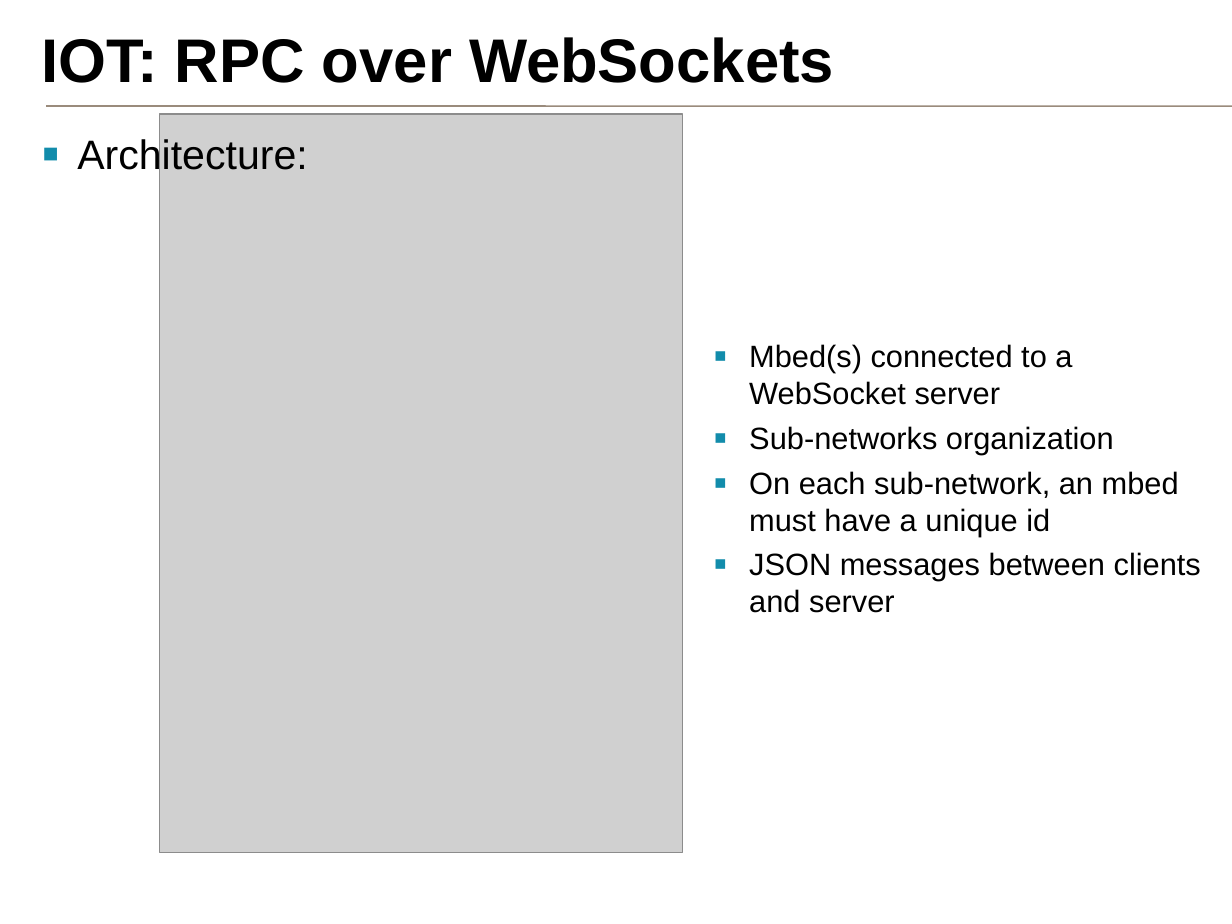
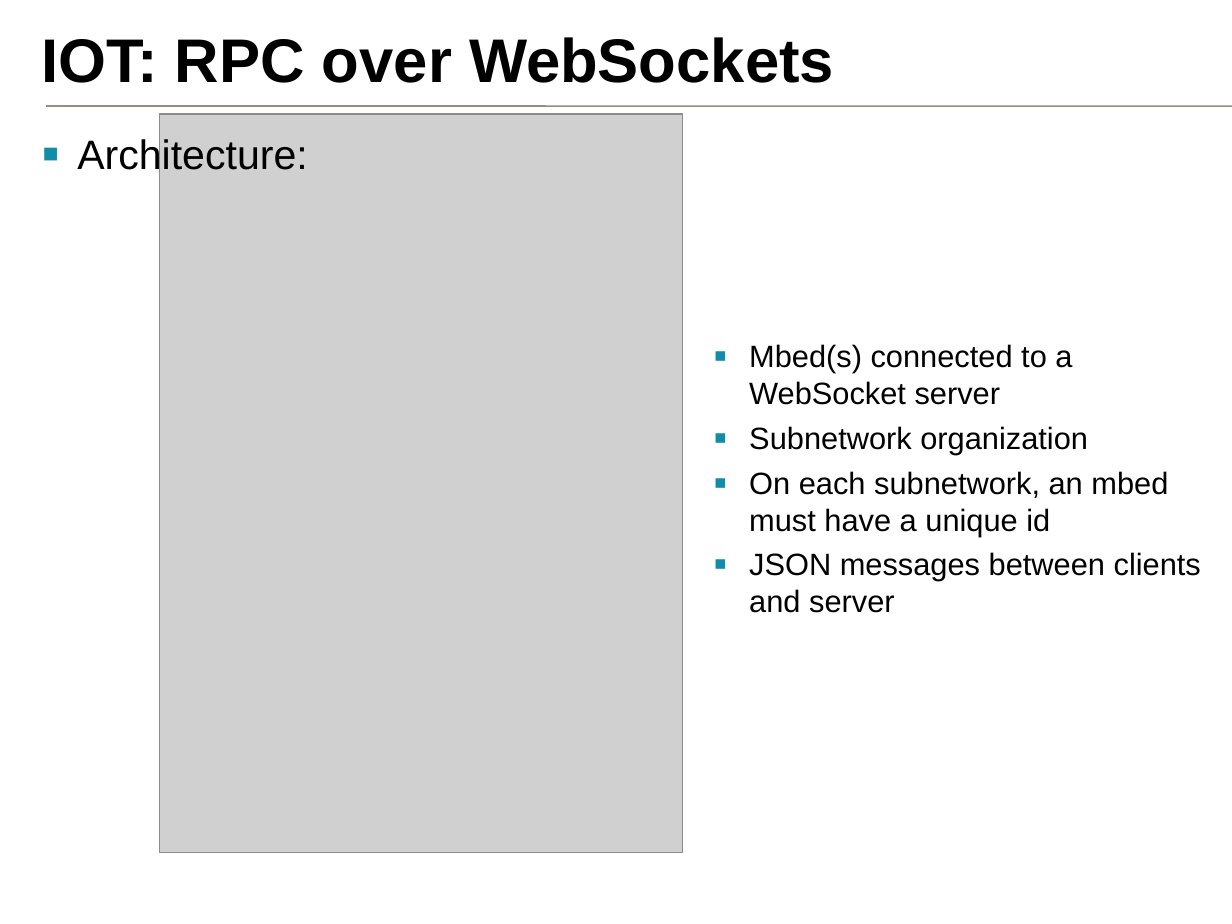
Before and after one commit to samux/ARM-internship-report, a slide deck: slide 15 of presentation_en/pres.pptx. Drawn at 1232x924 pixels with LibreOffice and Linux fonts; fonts in the diff are those of the drawing; grey boxes stand for pictures; background and template pictures are left out. Boxes give left, top, right and bottom in pixels: in the first picture for what was removed or moved away, otherwise in the second. Text is boxed around its words. In the diff, an @@ line names an element or a change of style, - is before the commit and + after.

```diff
--- a/presentation_en/pres.pptx
+++ b/presentation_en/pres.pptx
@@ text at <box>749,426,1168,536</box>: text changed @@
-▪ Sub-networks organization
-▪ On each sub-network, an mbed must have a unique id
+▪ Subnetwork organization
+▪ On each subnetwork, an mbed must have a unique id
```
Also in this commit, not shown: 7 other slides changed, 7 other files.
